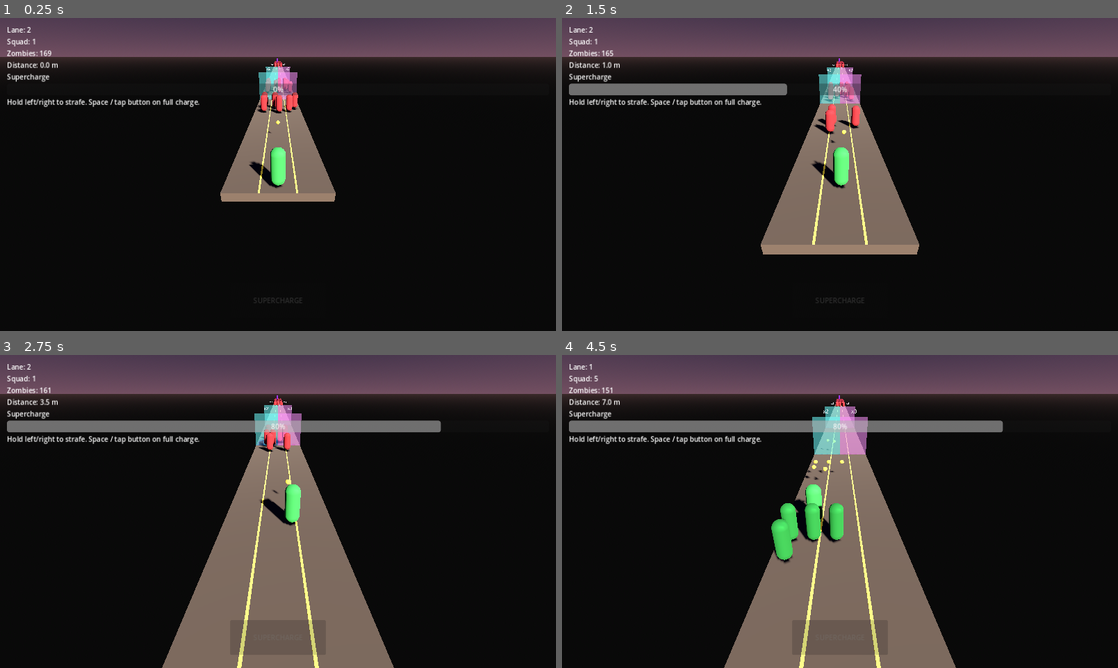
Above: before the commit, frames 1-4 (two rows, left to right).
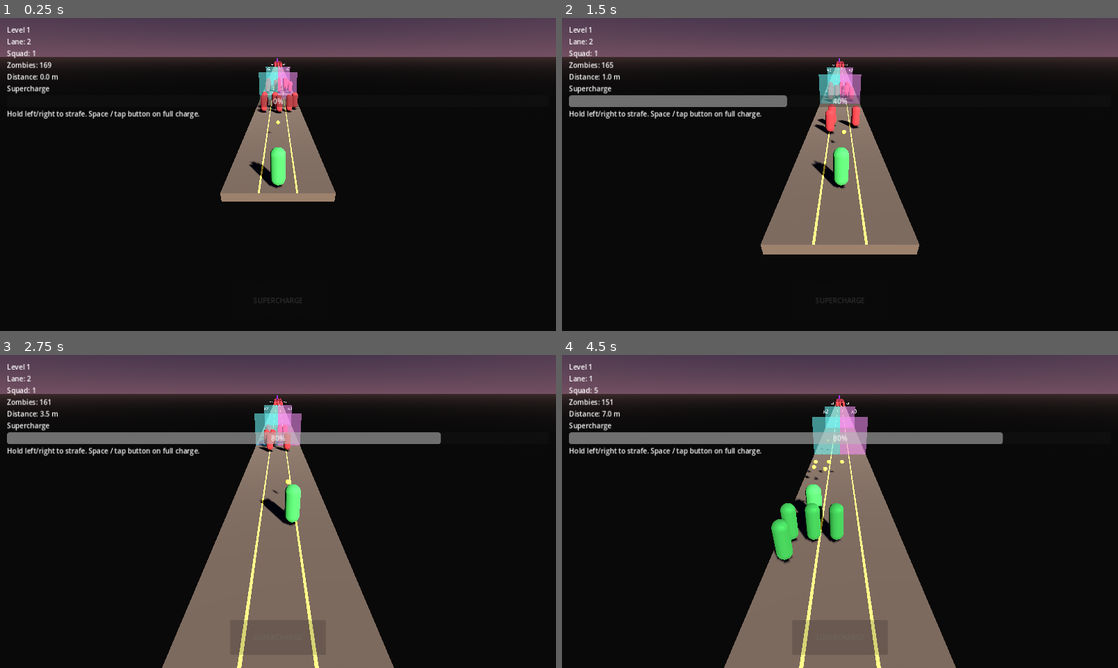
Above: after the commit, the same moments.

Repository: PawandeepSinghKhalsa/Hold-the-Line
Game: Godot game, scene res://scenes/main.tscn
Two runs of this game, one before a commit and one after it. Both use one fixed random seed, a clock stepped at 60 frames per second and the inputs below.
Inputs (mouse positions are in pixels of both pictures, inside the frame that each line leads up to):
- Up to frame 1 (0.25 s): no input
- Up to frame 2 (1.5 s): move the mouse to (962, 158) at 0.52 s; hold D (move_right) 0.53-1.25 s; hold Space (supercharge) 0.53-1.25 s; click (962, 158) at 0.67 s; drag from (728, 190) to (812, 237) at 1.27 s
- Up to frame 3 (2.75 s): move the mouse to (333, 442) at 2.02 s; hold D (move_right) from 2.03 s (still down); hold Space (supercharge) from 2.03 s (still down)
- Up to frame 4 (4.5 s): release D (move_right) at 2.75 s; release Space (supercharge) at 2.75 s; drag from (812, 574) to (673, 464) at 2.77 s; move the mouse to (1006, 558) at 3.52 s; hold A (move_left) 3.53-4.25 s; hold Space (supercharge) 3.53-4.25 s; drag from (673, 464) to (756, 433) at 4.27 s

The runs differ from the first frame. In frame 1, 1.8% of the frame differs, in the area x 1-54%, y 2-33%; in frame 2, 4.2%; in frame 3, 6.5%, in the area x 1-80%, y 2-33%; in frame 4, 6.5%.
Error before the commit: Invalid access to property or key 'lane_index' on a base object of type 'CharacterBody3D (soldier.gd)'. (res://scripts/hud.gd:29)
Error after the commit: Invalid access to property or key 'lane_index' on a base object of type 'CharacterBody3D (soldier.gd)'. (res://scripts/hud.gd:37)

Commit message:
Phase 5: level progression with retry / next-level flow
Adds 3-level sequence the spec called for plus an in-HUD post-run
button so players don't have to refresh the browser between runs.

scripts/level_manager.gd (new autoload):
- LEVELS array with scene paths and display names
- current_level state + helpers: current_name(), current_scene_path(),
  has_next(), advance(), load_current(), load_next(), reload_current()
- Autoload registered in project.godot so both GameManager and
  LevelManager are available as singletons

scenes/level_2.tscn (new):
- Bridge extended to 240u so the bigger horde fits
- 3 advance groups (9 + 18 + 24 zombies)
- 3 gates: two x2/x3, final x3/x4
- Main horde: 84 zombies/lane (252 total), 60 tough rows (180 toughs)
- Boss: 150 HP at z=-215
- Tinted red-ish sky so levels feel distinct
- Total ~304 zombies (spec: 300)

scenes/level_3.tscn (new):
- Bridge extended to 300u
- 4 advance groups (12 + 24 + 36 + 48 zombies) — constant early
  pressure from spawn to gates
- 4 gates with mixed x2/x3 and x3/x4 multipliers
- Main horde: 130 zombies/lane (390 total), 90 tough rows with
  tough_hp=3 (the deepest rows now need 3 bullets each)
- Boss: 400 HP at z=-245
- Darker purple-red sky for finale vibe
- Total ~511 zombies + 1170 effective HP (spec: 500)

scenes/hud.tscn + scripts/hud.gd:
- Added LevelLabel at top of the VBox showing LevelManager.current_name()
- Added PostRunButton anchored to screen centre, hidden during play
- On VICTORY: button reads "NEXT LEVEL" (or "YOU BEAT THE GAME" on the
  last level and restarts from 1); pressed advances + loads.
- On GAME OVER: button reads "RETRY"; pressed reloads current scene.
- HintLabel blanked on run end so the banner/button don't fight for
  the viewer's attention.

main.tscn is now Level 1 only — unchanged gameplay-wise, just wired
into the new progression. Players loop L1 -> L2 -> L3 -> L1 restart.

https://claude.ai/code/session_01WNZkPqonAe5zQESFZUsP36

Diff:
--- a/project.godot
+++ b/project.godot
@@ -14,6 +14,7 @@
 [autoload]
 
 GameManager="*res://scripts/game_manager.gd"
+LevelManager="*res://scripts/level_manager.gd"
 
 [display]
 
--- a/scenes/hud.tscn
+++ b/scenes/hud.tscn
@@ -18,6 +18,10 @@
 
 [node name="VBox" type="VBoxContainer" parent="Margin"]
 layout_mode = 2
+
+[node name="LevelLabel" type="Label" parent="Margin/VBox"]
+layout_mode = 2
+text = "Level 1"
 
 [node name="LaneLabel" type="Label" parent="Margin/VBox"]
 layout_mode = 2
@@ -71,3 +75,20 @@
 disabled = true
 text = "SUPERCHARGE"
 modulate = Color(0.55, 0.55, 0.55, 0.6)
+
+[node name="PostRunButton" type="Button" parent="."]
+custom_minimum_size = Vector2(260, 96)
+anchors_preset = 8
+anchor_left = 0.5
+anchor_top = 0.5
+anchor_right = 0.5
+anchor_bottom = 0.5
+offset_left = -130.0
+offset_top = -48.0
+offset_right = 130.0
+offset_bottom = 48.0
+grow_horizontal = 2
+grow_vertical = 2
+focus_mode = 0
+visible = false
+text = "NEXT LEVEL"
--- /dev/null
+++ b/scenes/level_2.tscn
@@ -0,0 +1,134 @@
+[gd_scene load_steps=12 format=3]
+
+[ext_resource type="PackedScene" path="res://scenes/soldier.tscn" id="1_soldier"]
+[ext_resource type="PackedScene" path="res://scenes/hud.tscn" id="2_hud"]
+[ext_resource type="Script" path="res://scripts/camera_follow.gd" id="3_camera"]
+[ext_resource type="PackedScene" path="res://scenes/zombie.tscn" id="4_zombie"]
+[ext_resource type="Script" path="res://scripts/horde_spawner.gd" id="5_spawner"]
+[ext_resource type="PackedScene" path="res://scenes/gate.tscn" id="6_gate"]
+[ext_resource type="Script" path="res://scripts/boss_spawner.gd" id="7_boss"]
+
+[sub_resource type="BoxShape3D" id="BoxShape3D_bridge"]
+size = Vector3(4.5, 0.4, 240)
+
+[sub_resource type="BoxMesh" id="BoxMesh_bridge"]
+size = Vector3(4.5, 0.4, 240)
+
+[sub_resource type="StandardMaterial3D" id="StandardMaterial3D_bridge"]
+albedo_color = Color(0.45, 0.38, 0.3, 1)
+
+[sub_resource type="BoxMesh" id="BoxMesh_lane_marker"]
+size = Vector3(0.08, 0.02, 240)
+
+[sub_resource type="StandardMaterial3D" id="StandardMaterial3D_marker"]
+albedo_color = Color(1, 0.92, 0.4, 1)
+emission_enabled = true
+emission = Color(1, 0.85, 0.2, 1)
+emission_energy_multiplier = 0.4
+
+[sub_resource type="ProceduralSkyMaterial" id="ProceduralSkyMaterial_sky"]
+sky_top_color = Color(0.07, 0.09, 0.17, 1)
+sky_horizon_color = Color(0.5, 0.2, 0.25, 1)
+ground_horizon_color = Color(0.2, 0.1, 0.12, 1)
+ground_bottom_color = Color(0.05, 0.05, 0.05, 1)
+
+[sub_resource type="Sky" id="Sky_main"]
+sky_material = SubResource("ProceduralSkyMaterial_sky")
+
+[sub_resource type="Environment" id="Environment_main"]
+background_mode = 2
+sky = SubResource("Sky_main")
+ambient_light_source = 3
+tonemap_mode = 2
+
+[node name="Main" type="Node3D"]
+
+[node name="WorldEnvironment" type="WorldEnvironment" parent="."]
+environment = SubResource("Environment_main")
+
+[node name="DirectionalLight3D" type="DirectionalLight3D" parent="."]
+transform = Transform3D(0.866, -0.25, 0.433, 0, 0.866, 0.5, -0.5, -0.433, 0.75, 0, 10, 0)
+light_energy = 1.2
+shadow_enabled = true
+
+[node name="Bridge" type="StaticBody3D" parent="."]
+transform = Transform3D(1, 0, 0, 0, 1, 0, 0, 0, 1, 0, -0.2, -118)
+
+[node name="CollisionShape3D" type="CollisionShape3D" parent="Bridge"]
+shape = SubResource("BoxShape3D_bridge")
+
+[node name="Mesh" type="MeshInstance3D" parent="Bridge"]
+mesh = SubResource("BoxMesh_bridge")
+material_override = SubResource("StandardMaterial3D_bridge")
+
+[node name="LaneMarkerLeft" type="MeshInstance3D" parent="."]
+transform = Transform3D(1, 0, 0, 0, 1, 0, 0, 0, 1, -0.75, 0.01, -118)
+mesh = SubResource("BoxMesh_lane_marker")
+material_override = SubResource("StandardMaterial3D_marker")
+
+[node name="LaneMarkerRight" type="MeshInstance3D" parent="."]
+transform = Transform3D(1, 0, 0, 0, 1, 0, 0, 0, 1, 0.75, 0.01, -118)
+mesh = SubResource("BoxMesh_lane_marker")
+material_override = SubResource("StandardMaterial3D_marker")
+
+[node name="Soldier" parent="." instance=ExtResource("1_soldier")]
+transform = Transform3D(1, 0, 0, 0, 1, 0, 0, 0, 1, 0, 0.1, 2)
+
+[node name="Camera3D" type="Camera3D" parent="."]
+transform = Transform3D(1, 0, 0, 0, 0.866, 0.5, 0, -0.5, 0.866, 0, 4.5, 9)
+script = ExtResource("3_camera")
+target_path = NodePath("../Soldier")
+
+[node name="Gate1" parent="." instance=ExtResource("6_gate")]
+transform = Transform3D(1, 0, 0, 0, 1, 0, 0, 0, 1, 0, 0, -16)
+left_multiplier = 2
+right_multiplier = 3
+
+[node name="Gate2" parent="." instance=ExtResource("6_gate")]
+transform = Transform3D(1, 0, 0, 0, 1, 0, 0, 0, 1, 0, 0, -30)
+left_multiplier = 2
+right_multiplier = 3
+
+[node name="Gate3" parent="." instance=ExtResource("6_gate")]
+transform = Transform3D(1, 0, 0, 0, 1, 0, 0, 0, 1, 0, 0, -46)
+left_multiplier = 3
+right_multiplier = 4
+
+[node name="AdvanceGroupA" type="Node3D" parent="."]
+script = ExtResource("5_spawner")
+zombie_scene = ExtResource("4_zombie")
+zombies_per_lane = 3
+row_spacing = 1.6
+horde_front_z = -10.0
+
+[node name="AdvanceGroupB" type="Node3D" parent="."]
+script = ExtResource("5_spawner")
+zombie_scene = ExtResource("4_zombie")
+zombies_per_lane = 6
+row_spacing = 1.6
+horde_front_z = -22.0
+
+[node name="AdvanceGroupC" type="Node3D" parent="."]
+script = ExtResource("5_spawner")
+zombie_scene = ExtResource("4_zombie")
+zombies_per_lane = 8
+row_spacing = 1.5
+horde_front_z = -40.0
+
+[node name="HordeSpawner" type="Node3D" parent="."]
+script = ExtResource("5_spawner")
+zombie_scene = ExtResource("4_zombie")
+zombies_per_lane = 84
+row_spacing = 0.9
+horde_front_z = -120.0
+tough_rows_from_back = 60
+tough_hp = 2
+
+[node name="BossSpawner" type="Node3D" parent="."]
+script = ExtResource("7_boss")
+zombie_scene = ExtResource("4_zombie")
+boss_hp = 150
+boss_z = -215.0
+boss_lane = 1
+
+[node name="HUD" parent="." instance=ExtResource("2_hud")]
--- /dev/null
+++ b/scenes/level_3.tscn
@@ -0,0 +1,146 @@
+[gd_scene load_steps=12 format=3]
+
+[ext_resource type="PackedScene" path="res://scenes/soldier.tscn" id="1_soldier"]
+[ext_resource type="PackedScene" path="res://scenes/hud.tscn" id="2_hud"]
+[ext_resource type="Script" path="res://scripts/camera_follow.gd" id="3_camera"]
+[ext_resource type="PackedScene" path="res://scenes/zombie.tscn" id="4_zombie"]
+[ext_resource type="Script" path="res://scripts/horde_spawner.gd" id="5_spawner"]
+[ext_resource type="PackedScene" path="res://scenes/gate.tscn" id="6_gate"]
+[ext_resource type="Script" path="res://scripts/boss_spawner.gd" id="7_boss"]
+
+[sub_resource type="BoxShape3D" id="BoxShape3D_bridge"]
+size = Vector3(4.5, 0.4, 300)
+
+[sub_resource type="BoxMesh" id="BoxMesh_bridge"]
+size = Vector3(4.5, 0.4, 300)
+
+[sub_resource type="StandardMaterial3D" id="StandardMaterial3D_bridge"]
+albedo_color = Color(0.4, 0.33, 0.27, 1)
+
+[sub_resource type="BoxMesh" id="BoxMesh_lane_marker"]
+size = Vector3(0.08, 0.02, 300)
+
+[sub_resource type="StandardMaterial3D" id="StandardMaterial3D_marker"]
+albedo_color = Color(1, 0.92, 0.4, 1)
+emission_enabled = true
+emission = Color(1, 0.85, 0.2, 1)
+emission_energy_multiplier = 0.4
+
+[sub_resource type="ProceduralSkyMaterial" id="ProceduralSkyMaterial_sky"]
+sky_top_color = Color(0.1, 0.05, 0.15, 1)
+sky_horizon_color = Color(0.55, 0.15, 0.35, 1)
+ground_horizon_color = Color(0.2, 0.08, 0.15, 1)
+ground_bottom_color = Color(0.04, 0.04, 0.04, 1)
+
+[sub_resource type="Sky" id="Sky_main"]
+sky_material = SubResource("ProceduralSkyMaterial_sky")
+
+[sub_resource type="Environment" id="Environment_main"]
+background_mode = 2
+sky = SubResource("Sky_main")
+ambient_light_source = 3
+tonemap_mode = 2
+
+[node name="Main" type="Node3D"]
+
+[node name="WorldEnvironment" type="WorldEnvironment" parent="."]
+environment = SubResource("Environment_main")
+
+[node name="DirectionalLight3D" type="DirectionalLight3D" parent="."]
+transform = Transform3D(0.866, -0.25, 0.433, 0, 0.866, 0.5, -0.5, -0.433, 0.75, 0, 10, 0)
+light_energy = 1.2
+shadow_enabled = true
+
+[node name="Bridge" type="StaticBody3D" parent="."]
+transform = Transform3D(1, 0, 0, 0, 1, 0, 0, 0, 1, 0, -0.2, -148)
+
+[node name="CollisionShape3D" type="CollisionShape3D" parent="Bridge"]
+shape = SubResource("BoxShape3D_bridge")
+
+[node name="Mesh" type="MeshInstance3D" parent="Bridge"]
+mesh = SubResource("BoxMesh_bridge")
+material_override = SubResource("StandardMaterial3D_bridge")
+
+[node name="LaneMarkerLeft" type="MeshInstance3D" parent="."]
+transform = Transform3D(1, 0, 0, 0, 1, 0, 0, 0, 1, -0.75, 0.01, -148)
+mesh = SubResource("BoxMesh_lane_marker")
+material_override = SubResource("StandardMaterial3D_marker")
+
+[node name="LaneMarkerRight" type="MeshInstance3D" parent="."]
+transform = Transform3D(1, 0, 0, 0, 1, 0, 0, 0, 1, 0.75, 0.01, -148)
+mesh = SubResource("BoxMesh_lane_marker")
+material_override = SubResource("StandardMaterial3D_marker")
+
+[node name="Soldier" parent="." instance=ExtResource("1_soldier")]
+transform = Transform3D(1, 0, 0, 0, 1, 0, 0, 0, 1, 0, 0.1, 2)
+
+[node name="Camera3D" type="Camera3D" parent="."]
+transform = Transform3D(1, 0, 0, 0, 0.866, 0.5, 0, -0.5, 0.866, 0, 4.5, 9)
+script = ExtResource("3_camera")
+target_path = NodePath("../Soldier")
+
+[node name="Gate1" parent="." instance=ExtResource("6_gate")]
+transform = Transform3D(1, 0, 0, 0, 1, 0, 0, 0, 1, 0, 0, -14)
+left_multiplier = 2
+right_multiplier = 3
+
+[node name="Gate2" parent="." instance=ExtResource("6_gate")]
+transform = Transform3D(1, 0, 0, 0, 1, 0, 0, 0, 1, 0, 0, -28)
+left_multiplier = 3
+right_multiplier = 4
+
+[node name="Gate3" parent="." instance=ExtResource("6_gate")]
+transform = Transform3D(1, 0, 0, 0, 1, 0, 0, 0, 1, 0, 0, -44)
+left_multiplier = 2
+right_multiplier = 3
+
+[node name="Gate4" parent="." instance=ExtResource("6_gate")]
+transform = Transform3D(1, 0, 0, 0, 1, 0, 0, 0, 1, 0, 0, -60)
+left_multiplier = 3
+right_multiplier = 4
+
+[node name="AdvanceGroupA" type="Node3D" parent="."]
+script = ExtResource("5_spawner")
+zombie_scene = ExtResource("4_zombie")
+zombies_per_lane = 4
+row_spacing = 1.6
+horde_front_z = -10.0
+
+[node name="AdvanceGroupB" type="Node3D" parent="."]
+script = ExtResource("5_spawner")
+zombie_scene = ExtResource("4_zombie")
+zombies_per_lane = 8
+row_spacing = 1.5
+horde_front_z = -20.0
+
+[node name="AdvanceGroupC" type="Node3D" parent="."]
+script = ExtResource("5_spawner")
+zombie_scene = ExtResource("4_zombie")
+zombies_per_lane = 12
+row_spacing = 1.4
+horde_front_z = -36.0
+
+[node name="AdvanceGroupD" type="Node3D" parent="."]
+script = ExtResource("5_spawner")
+zombie_scene = ExtResource("4_zombie")
+zombies_per_lane = 16
+row_spacing = 1.3
+horde_front_z = -54.0
+
+[node name="HordeSpawner" type="Node3D" parent="."]
+script = ExtResource("5_spawner")
+zombie_scene = ExtResource("4_zombie")
+zombies_per_lane = 130
+row_spacing = 0.75
+horde_front_z = -130.0
+tough_rows_from_back = 90
+tough_hp = 3
+
+[node name="BossSpawner" type="Node3D" parent="."]
+script = ExtResource("7_boss")
+zombie_scene = ExtResource("4_zombie")
+boss_hp = 400
+boss_z = -245.0
+boss_lane = 1
+
+[node name="HUD" parent="." instance=ExtResource("2_hud")]
--- a/scripts/hud.gd
+++ b/scripts/hud.gd
@@ -1,8 +1,10 @@
 extends CanvasLayer
 
-# Phase 1-4 HUD: lane, squad, zombies remaining, distance, supercharge
-# bar + trigger button, win/lose banner.
+# Phase 1-5 HUD: level, lane, squad, zombies remaining, distance,
+# supercharge bar + trigger button, win/lose banner, and a post-run
+# button that routes Next Level (on victory) or Retry (on defeat).
 
+@onready var level_label: Label = $Margin/VBox/LevelLabel
 @onready var lane_label: Label = $Margin/VBox/LaneLabel
 @onready var squad_label: Label = $Margin/VBox/SquadLabel
 @onready var zombies_label: Label = $Margin/VBox/ZombiesLabel
@@ -11,6 +13,9 @@
 @onready var hint_label: Label = $Margin/VBox/HintLabel
 @onready var banner: Label = $Margin/VBox/Banner
 @onready var supercharge_button: Button = $SuperchargeButton
+@onready var post_run_button: Button = $PostRunButton
+
+var _last_run_won: bool = false
 
 
 func _ready() -> void:
@@ -19,10 +24,13 @@
 	GameManager.squad_changed.connect(_on_squad_changed)
 	GameManager.supercharge_changed.connect(_on_supercharge_changed)
 	supercharge_button.pressed.connect(_on_supercharge_button_pressed)
+	post_run_button.pressed.connect(_on_post_run_pressed)
 	banner.visible = false
+	post_run_button.visible = false
 	_on_zombies_changed(GameManager.zombies_remaining)
 	_on_squad_changed(GameManager.squad_size)
 	_on_supercharge_changed(GameManager.supercharge)
+	level_label.text = LevelManager.current_name()
 	var soldier_node: Node = get_tree().get_first_node_in_group("soldier")
 	if soldier_node != null and soldier_node.has_signal("lane_changed"):
 		soldier_node.lane_changed.connect(_on_lane_changed)
@@ -69,13 +77,32 @@
 
 
 func _on_run_ended(won: bool) -> void:
+	_last_run_won = won
 	banner.visible = true
 	supercharge_button.disabled = true
 	supercharge_button.modulate = Color(0.4, 0.4, 0.4, 0.4)
 	if won:
 		banner.text = "VICTORY — Horde cleared"
 		banner.modulate = Color(0.4, 1, 0.5, 1)
+		if LevelManager.has_next():
+			post_run_button.text = "NEXT LEVEL"
+		else:
+			post_run_button.text = "YOU BEAT THE GAME — play again"
 	else:
 		banner.text = "GAME OVER — Zombie reached you"
 		banner.modulate = Color(1, 0.4, 0.4, 1)
-	hint_label.text = "Refresh to play again"
+		post_run_button.text = "RETRY"
+	hint_label.text = ""
+	post_run_button.visible = true
+
+
+func _on_post_run_pressed() -> void:
+	if not _last_run_won:
+		LevelManager.reload_current()
+		return
+	if LevelManager.has_next():
+		LevelManager.load_next()
+	else:
+		# Player cleared the final level — loop back to level 1.
+		LevelManager.current_level = 0
+		LevelManager.load_current()
--- /dev/null
+++ b/scripts/level_manager.gd
@@ -0,0 +1,61 @@
+extends Node
+
+# Autoload singleton. Tracks which level the player is on and where to find
+# its scene file. GameManager owns run state; LevelManager owns progression.
+
+signal level_changed(level_index: int)
+
+const LEVELS: Array = [
+	{
+		"name": "Level 1",
+		"scene": "res://scenes/main.tscn",
+	},
+	{
+		"name": "Level 2",
+		"scene": "res://scenes/level_2.tscn",
+	},
+	{
+		"name": "Level 3",
+		"scene": "res://scenes/level_3.tscn",
+	},
+]
+
+var current_level: int = 0
+
+
+func level_count() -> int:
+	return LEVELS.size()
+
+
+func current_name() -> String:
+	return LEVELS[clamp(current_level, 0, LEVELS.size() - 1)].name
+
+
+func current_scene_path() -> String:
+	return LEVELS[clamp(current_level, 0, LEVELS.size() - 1)].scene
+
+
+func has_next() -> bool:
+	return current_level < LEVELS.size() - 1
+
+
+func advance() -> void:
+	if has_next():
+		current_level += 1
+		level_changed.emit(current_level)
+
+
+func load_current() -> void:
+	var path: String = current_scene_path()
+	get_tree().change_scene_to_file(path)
+
+
+func load_next() -> void:
+	if not has_next():
+		return
+	advance()
+	load_current()
+
+
+func reload_current() -> void:
+	get_tree().reload_current_scene()
